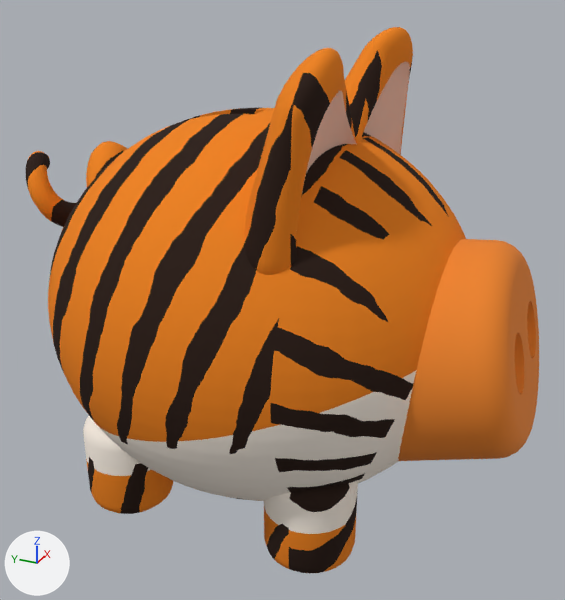
The Blender file assets/piggies/common/tiger/source/tiger_closed.blend as it was, and as the next commit left it.
The view is the same before and after, from a 50 mm camera at (-3.27, -1.58, 1.67) aimed at (0.01, -0.11, 0.03). The axes (+X, +Y, +Z) are drawn at lower left. The lights are the same throughout. The older version comes first.

Before the edit, the objects in view are built like this:
```python
ob_body = bpy.data.objects.new('Body', me_cube)
ob_body.location = (0.0, 0.0, 0.0)
ob_ears = bpy.data.objects.new('Ears', me_m_ears)
ob_ears.location = (0.0, 0.0, 0.0)
ob_legs = bpy.data.objects.new('Legs', me_m_legs)
ob_legs.location = (0.0, 0.0, 0.0)
ob_snout = bpy.data.objects.new('Snout', me_m_snout)
ob_snout.location = (0.0, 0.0, 0.0)
ob_tail = bpy.data.objects.new('Tail', me_m_tail)
ob_tail.location = (0.0, 0.0, 0.0)
```
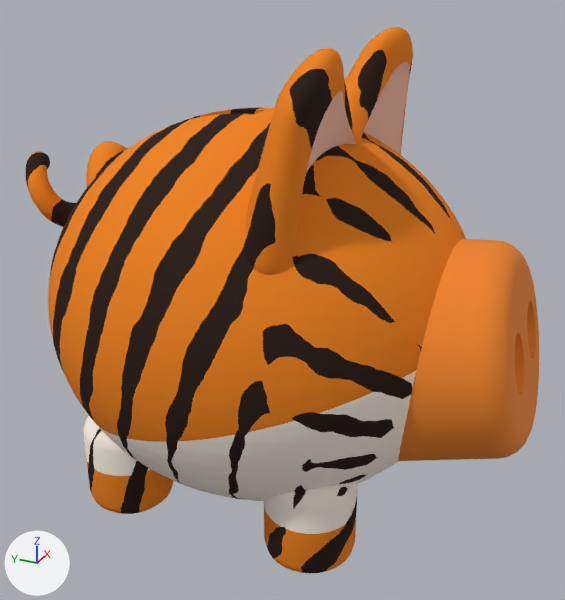
Boxes [x1, y1, x2, y2] around the edits, measured in the pictures (565 x 600 px):
'Body', surface changed
    both: [97, 132, 453, 499]
'Ears', surface changed
    both: [245, 47, 394, 273]
'Legs', surface changed
    both: [86, 425, 353, 573]

Diff of the bpy script that builds the scene:
```diff
--- a/assets/piggies/common/tiger/source/tiger_closed.blend.py
+++ b/assets/piggies/common/tiger/source/tiger_closed.blend.py
@@ mat_tiger_body @@
 mat_tiger_body = bpy.data.materials.new('tiger_body')
-# nodes: BsdfPrincipled, CombineXYZ, MapRange x8, Math x48, MixRGB x3, OutputMaterial, SeparateXYZ, TexCoord, TexNoise x3, VectorMath x9
+# nodes: BsdfPrincipled, CombineXYZ, MapRange x10, Math x53, MixRGB x3, OutputMaterial, SeparateXYZ, TexCoord, TexNoise x3, VectorMath x9
 # colours: orange #ee8424, white #faf0e4, brown #30221c
@@ mat_tiger_trim @@
 mat_tiger_trim = bpy.data.materials.new('tiger_trim')
-# nodes: BsdfPrincipled, CombineXYZ, MapRange x8, Math x48, MixRGB x3, OutputMaterial, SeparateXYZ, TexCoord, TexNoise x3, VectorMath x9
+# nodes: BsdfPrincipled, CombineXYZ, MapRange x10, Math x53, MixRGB x3, OutputMaterial, SeparateXYZ, TexCoord, TexNoise x3, VectorMath x9
 # colours: orange #ee8424, white #faf0e4, brown #30221c
```
